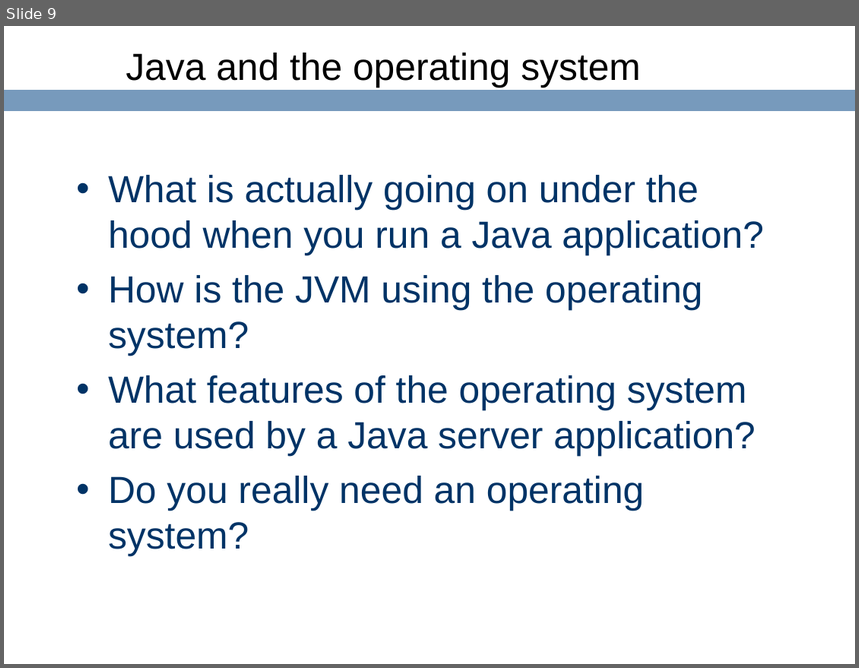
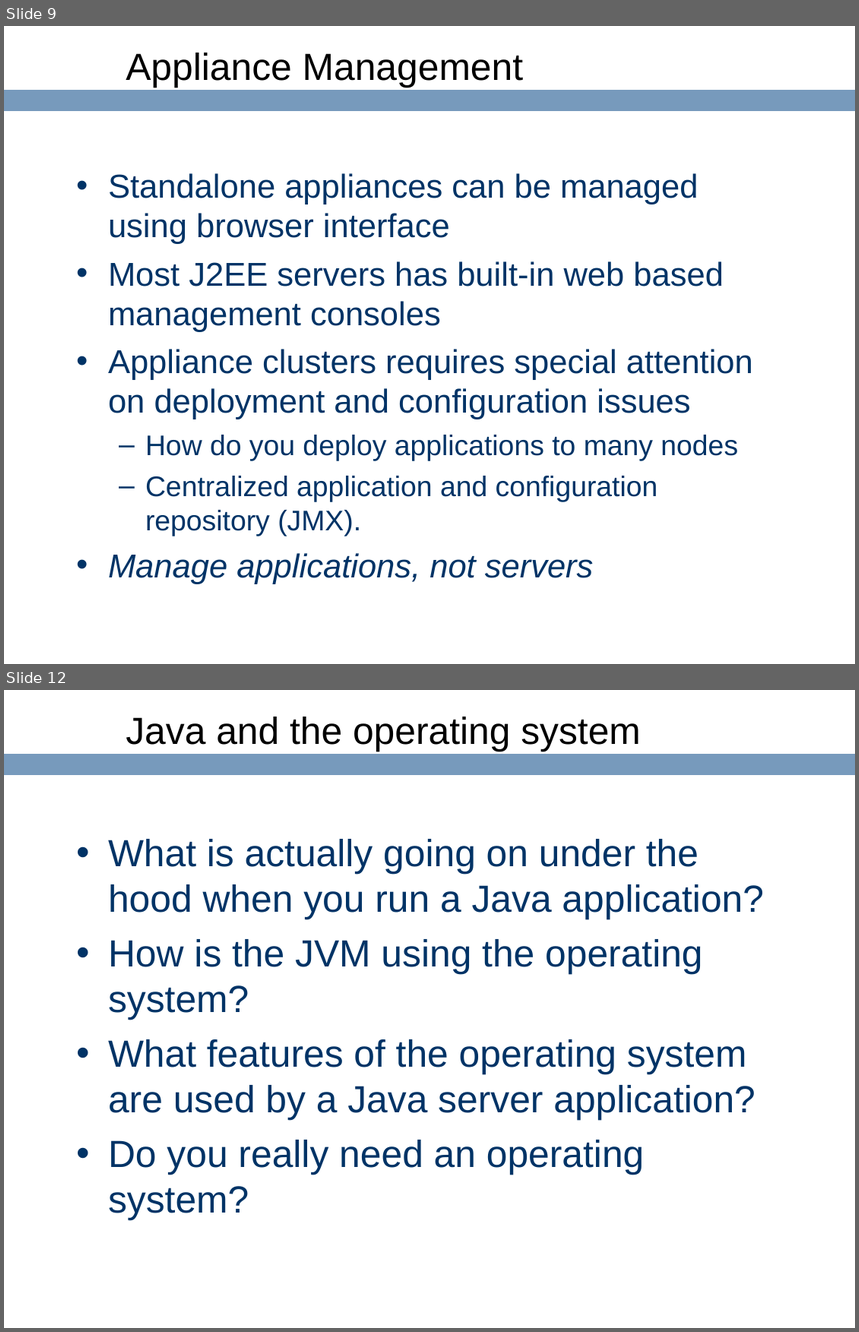
Before and after one commit to ringgaard/sanos, a slide deck: doc/jbox-jaoo.ppt. Shown one above the other, each under a label of ours: slide 9 before the commit, slides 9 and 12 after it; the slides between them are not shown. The pictures are 859x668 and 859x1332 pixels, drawn with LibreOffice and Linux fonts; fonts in the diff are those of the drawing; background and template pictures are left out. Boxes give left, top, right and bottom in pixels: in the first picture for what was removed or moved away, otherwise in the second. Text is boxed around its words. In the diff, an @@ line names an element or a change of style, - is before the commit and + after.

```diff
--- a/doc/jbox-jaoo.ppt
+++ b/doc/jbox-jaoo.ppt
@@ slide 9 added at [4, 26, 855, 664], background #FFFFFF; not listed: 1 template element that a slide beside it also shows @@
@@ title added at [126, 53, 523, 88], 32 pt, text #000000 @@
+Appliance Management
@@ text added at [108, 173, 753, 585], 28 pt, text #003366 @@
+• Standalone appliances can be managed using browser interface
+• Most J2EE servers has built-in web based management consoles
+• Appliance clusters requires special attention on deployment and configuration issues
+  – How do you deploy applications to many nodes
+  – Centralized application and configuration repository (JMX).
+• Manage applications, not servers
@@ what was slide 9 is now slide 12 @@
```
Also in this commit, not shown: 5 slides changed, 6 other slides added, 4 slides removed.
